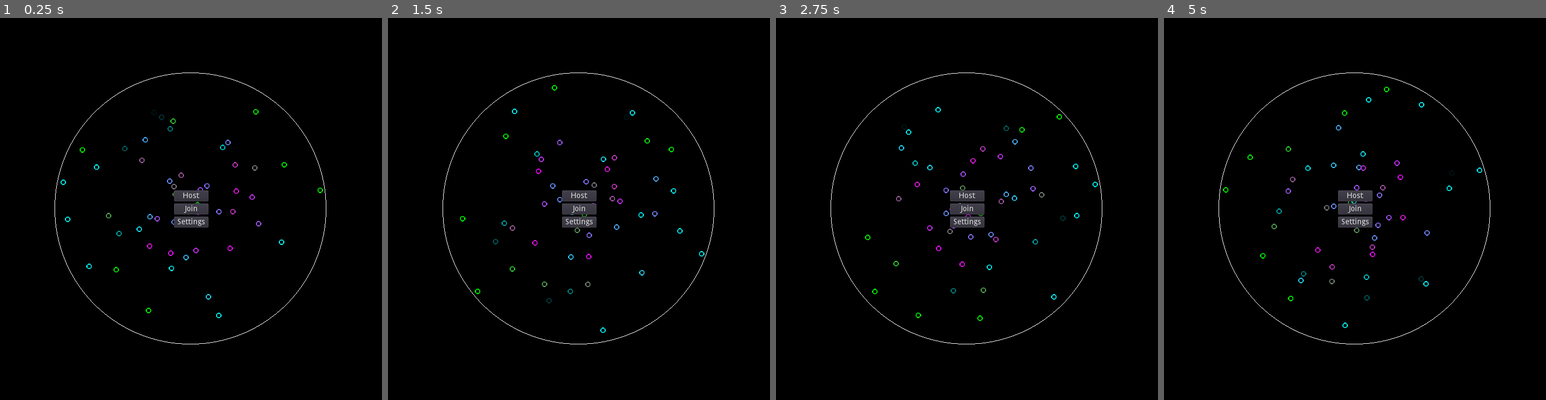
Above: before the commit, frames 1-4 (left to right).
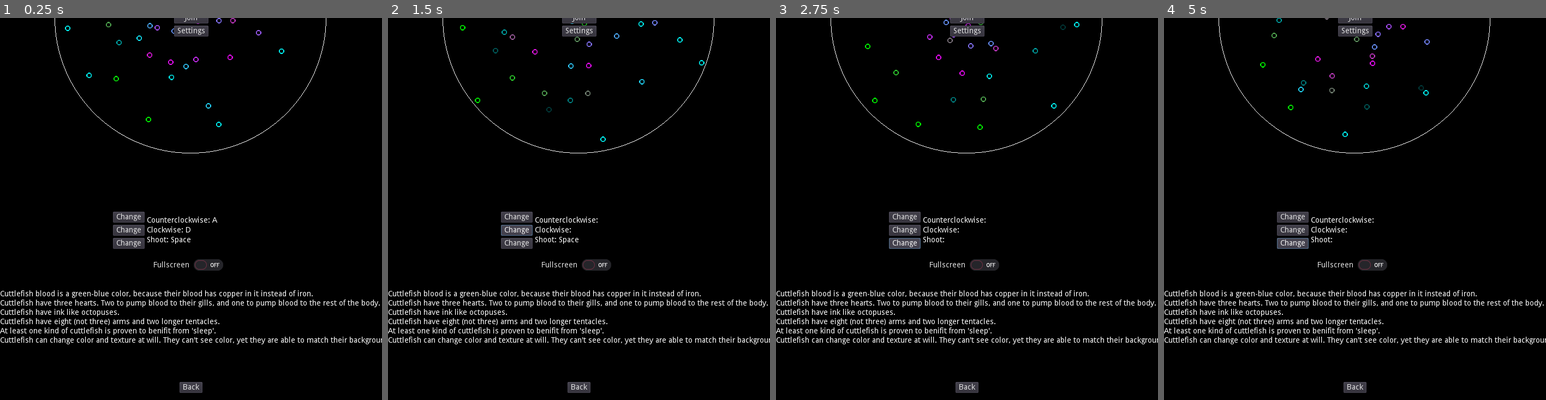
Above: after the commit, the same moments.

Repository: the-alex-g/NetworkedSquidGame
Game: Godot game, scene res://PlayerIntegration/Lobby/Lobby.tscn
The game is run twice, just before and just after one commit, with the same random seed, the same clock (stepped at 60 frames per second) and the same inputs.
Inputs (mouse positions are in pixels of both pictures, inside the frame that each line leads up to):
- Up to frame 1 (0.25 s): no input
- Up to frame 2 (1.5 s): click (517, 216) at 0.5 s, where only the run after the commit has a clickable "Change"; click (517, 231) at 1.25 s, where only the run after the commit has a clickable "Change"
- Up to frame 3 (2.75 s): click (905, 243) at 2 s, where only the run after the commit has a clickable "Change"
- Up to frame 4 (5 s): click (1293, 216) at 2.75 s, where only the run after the commit has a clickable "Change"; click (1293, 231) at 3.5 s, where only the run after the commit has a clickable "Change"; click (1293, 243) at 4.25 s, where only the run after the commit has a clickable "Change"

The runs differ from the first frame. In frame 1, 6.3% of the frame differs, in the area x 0-100%, y 0-99%; in frame 2, 6.3%; in frame 3, 6.2%; in frame 4, 6.3%.

Commit message:
Add fullscreen toggle

Diff:
--- a/project/PlayerIntegration/Lobby/Lobby.gd
+++ b/project/PlayerIntegration/Lobby/Lobby.gd
@@ -105,3 +105,6 @@
 func _on_Shoot_pressed():
 	InputMap.action_erase_events("shoot")
 	_input_change = Inputchange.SHOOT
+
+func _on_Fullscreen_toggled(button_pressed:bool):
+	OS.window_fullscreen = button_pressed
--- a/project/PlayerIntegration/Lobby/Lobby.tscn
+++ b/project/PlayerIntegration/Lobby/Lobby.tscn
@@ -99,6 +99,7 @@
 text = "Settings"
 
 [node name="Camera2D" type="Camera2D" parent="."]
+position = Vector2( 0, 350 )
 offset = Vector2( 350, 350 )
 current = true
 
@@ -111,9 +112,9 @@
 anchor_top = 1.0
 anchor_right = 1.0
 anchor_bottom = 1.0
-margin_top = 107.0
+margin_top = 149.0
 margin_right = 24.0
-margin_bottom = 223.0
+margin_bottom = 265.0
 text = "Cuttlefish blood is a green-blue color, because their blood has copper in it instead of iron.
 Cuttlefish have three hearts. Two to pump blood to their gills, and one to pump blood to the rest of the body.
 Cuttlefish have ink like octopuses.
@@ -128,9 +129,9 @@
 anchor_right = 0.5
 anchor_bottom = 1.0
 margin_left = -21.0
-margin_top = 275.0
+margin_top = 317.0
 margin_right = 21.0
-margin_bottom = 295.0
+margin_bottom = 337.0
 text = "Back"
 __meta__ = {
 "_edit_use_anchors_": false
@@ -194,6 +195,16 @@
 margin_bottom = 59.0
 text = "Shoot: Space Bar"
 valign = 2
+
+[node name="Fullscreen" type="CheckButton" parent="."]
+margin_left = 275.0
+margin_top = 783.0
+margin_right = 351.0
+margin_bottom = 823.0
+text = "Fullscreen"
+__meta__ = {
+"_edit_use_anchors_": false
+}
 [connection signal="pressed" from="VBoxContainer/Host" to="." method="_on_Host_pressed"]
 [connection signal="pressed" from="VBoxContainer/Join" to="." method="_on_Join_pressed"]
 [connection signal="pressed" from="VBoxContainer/Settings" to="." method="_on_Settings_pressed"]
@@ -202,3 +213,4 @@
 [connection signal="pressed" from="HBoxContainer/VBoxContainer/Counterclockwise" to="." method="_on_Counterclockwise_pressed"]
 [connection signal="pressed" from="HBoxContainer/VBoxContainer/Clockwise" to="." method="_on_Clockwise_pressed"]
 [connection signal="pressed" from="HBoxContainer/VBoxContainer/Shoot" to="." method="_on_Shoot_pressed"]
+[connection signal="toggled" from="Fullscreen" to="." method="_on_Fullscreen_toggled"]
